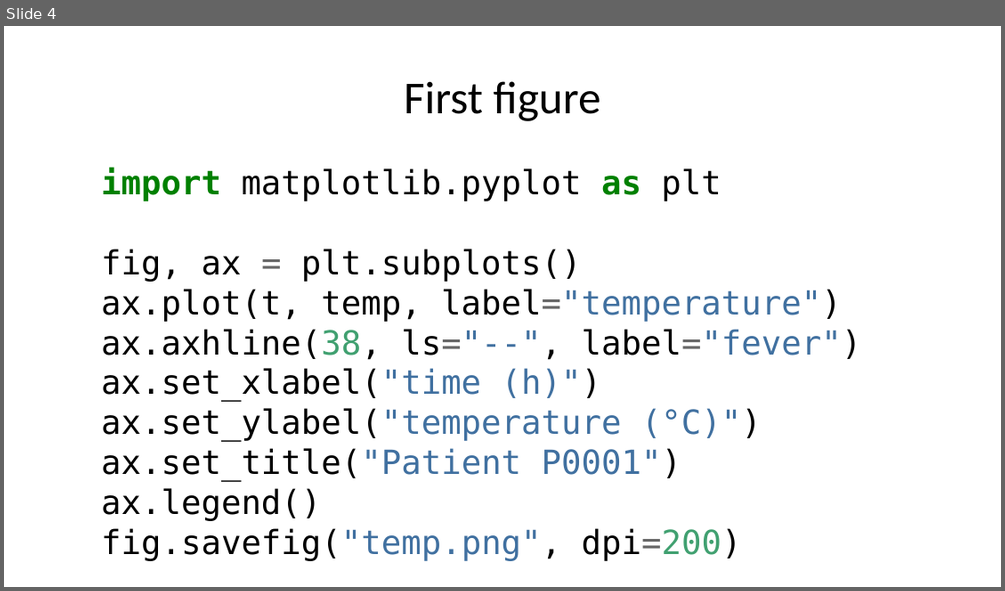
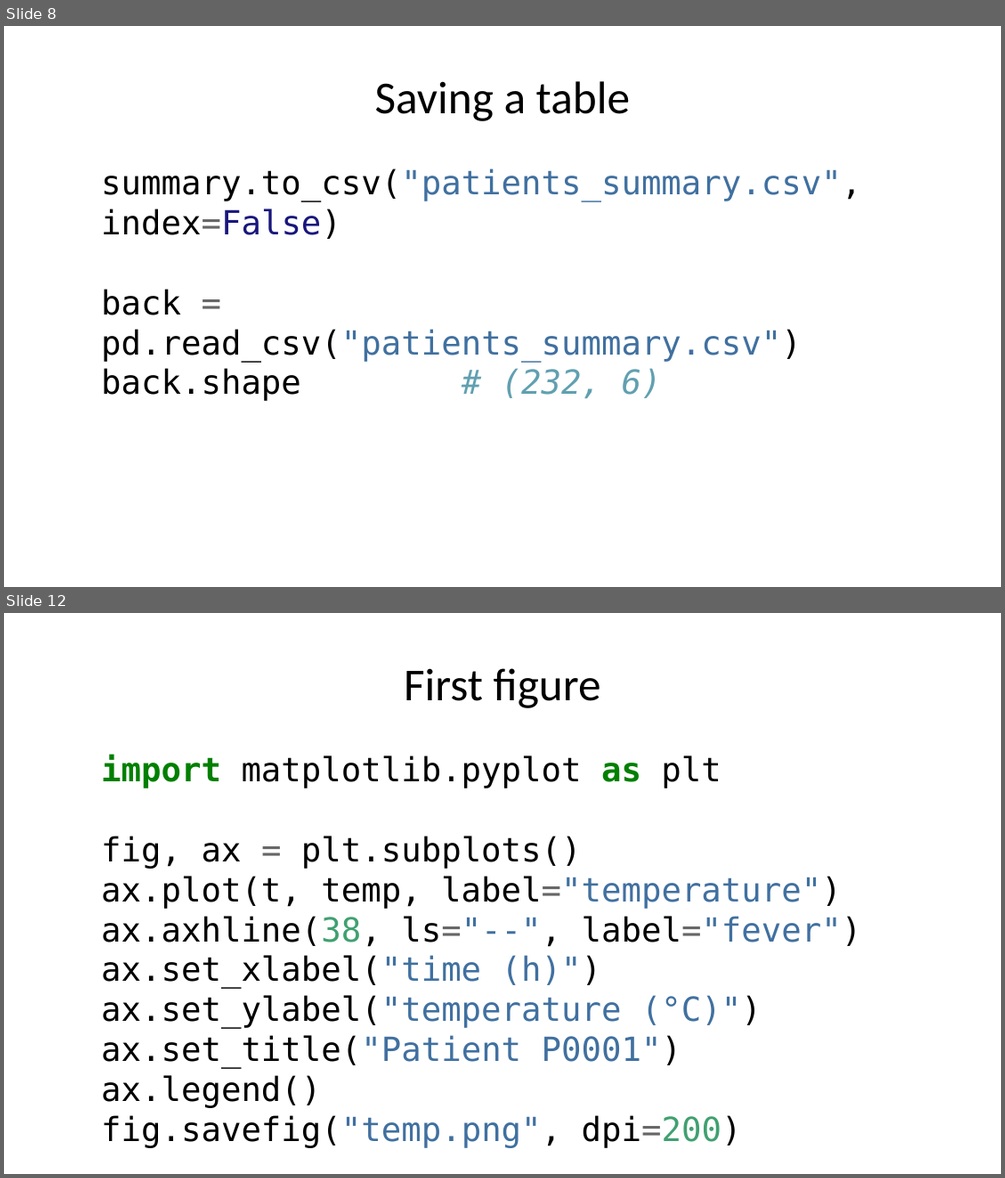
Before and after one commit to MICS-Lab/MS_SanteNum2026, a slide deck: Programming01/Session04/slides.pptx. Shown one above the other, each under a label of ours: slide 4 before the commit, slides 8 and 12 after it; the slides between them are not shown. The pictures are 1005x591 and 1005x1178 pixels, drawn with LibreOffice and Linux fonts; fonts in the diff are those of the drawing. Boxes give left, top, right and bottom in pixels: in the first picture for what was removed or moved away, otherwise in the second. Text is boxed around its words. In the diff, an @@ line names an element or a change of style, - is before the commit and + after.

```diff
--- a/Programming01/Session04/slides.pptx
+++ b/Programming01/Session04/slides.pptx
@@ slide 8 added at (4,26,1001,587), background #FFFFFF @@
@@ title added at (375,81,630,121), 33 pt, text #000000 @@
+Saving a table
@@ text added at (101,168,861,401), 24 pt, text #000000 @@
+summary.to_csv("patients_summary.csv", index=False)
+back = pd.read_csv("patients_summary.csv")
+back.shape # (232, 6)
@@ what was slide 4 is now slide 12 @@
```
Also in this commit, not shown: 1 slide changed, 7 other slides added, 16 other files.
